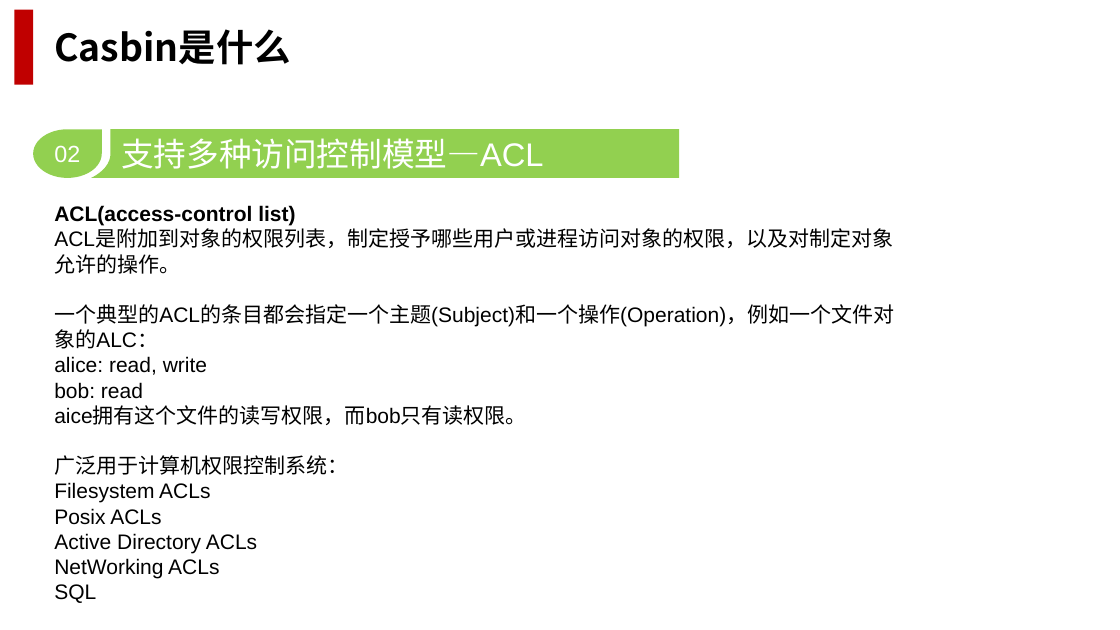
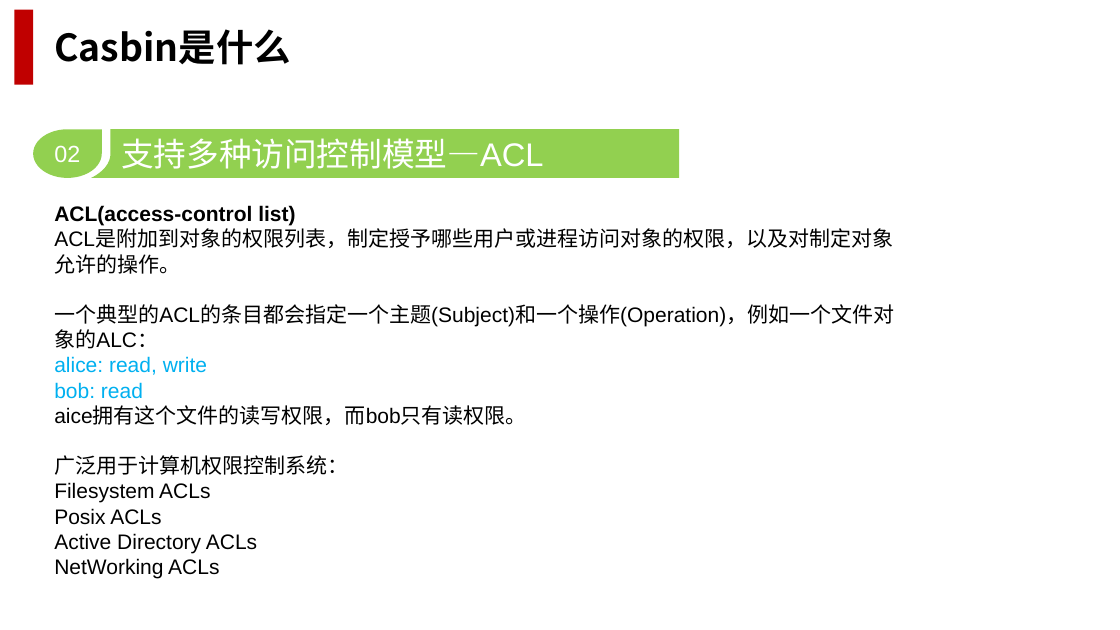
Before and after one commit to marvinang/learn_rust, a slide deck: slide 6 of casbin.pptx. Drawn at 1120x630 pixels with LibreOffice and Linux fonts; fonts in the diff are those of the drawing; background and template pictures are left out. Boxes give left, top, right and bottom in pixels: in the first picture for what was removed or moved away, otherwise in the second. Text is boxed around its words. In the diff, an @@ line names an element or a change of style, - is before the commit and + after.

```diff
--- a/casbin.pptx
+++ b/casbin.pptx
@@ text at bbox=[54, 356, 207, 399]: text colour #000000 to #00B0F0 in "alice: read, write", "bob: read" @@
@@ text at bbox=[54, 584, 96, 603]: paragraph removed @@
-SQL
```
Also in this commit, not shown: 12 other slides changed, 2 slides added.
